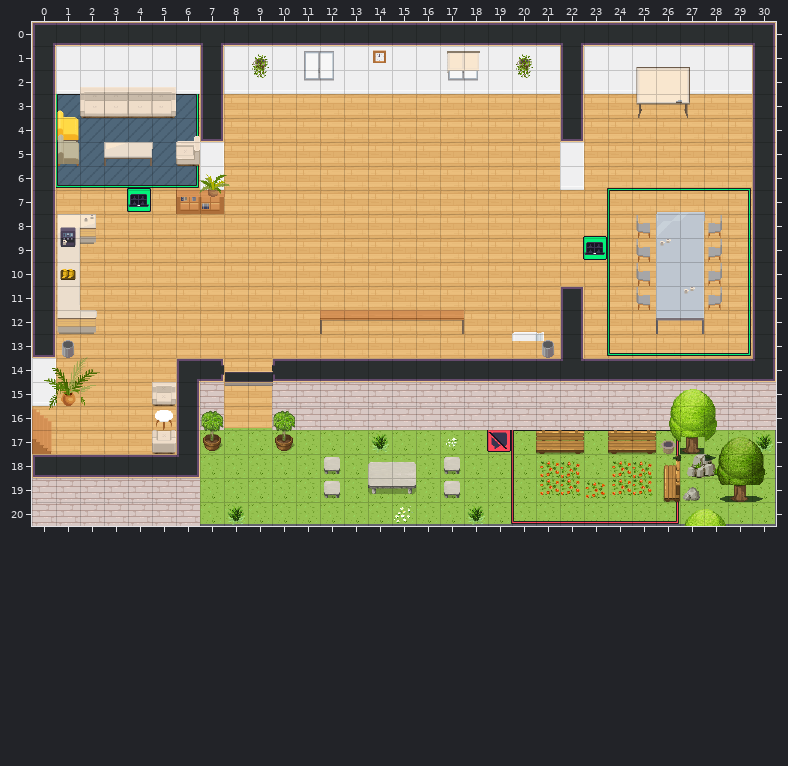
Two states of a Tiled map (JSON), map.tmj. This is how it looked before the edit.
Cells are 32x32 px. Shown: x 0..30, y 0..20.
And afterwards:
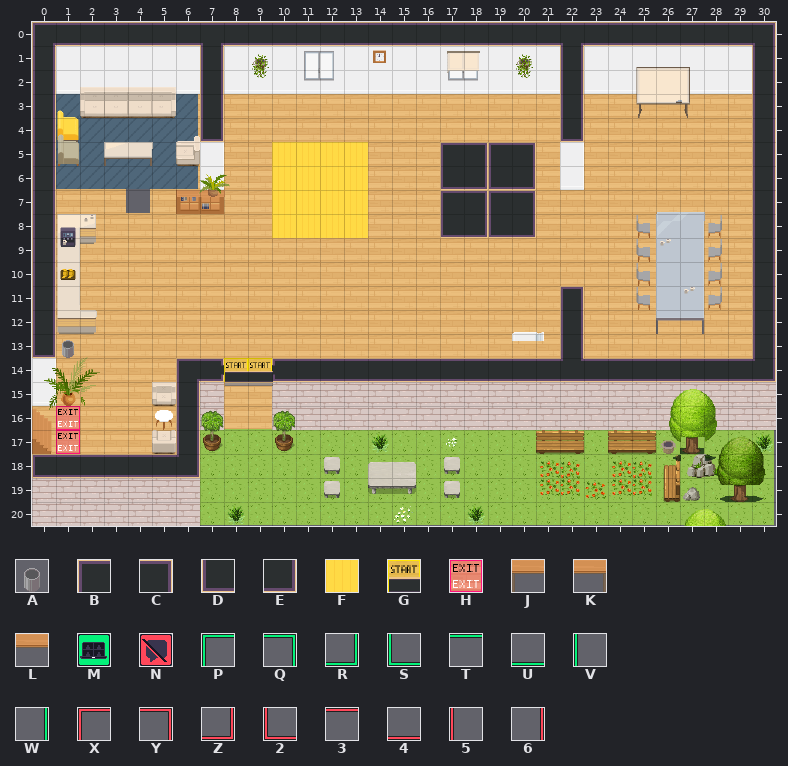
Key: from "WA_Miscellaneous": A 60; from "WA_Room_Builder": B 25, C 26, D 50, E 51, F 200; from "WA_Special_Zones": G 1, H 5; from "WA_Tables": J 20, K 21, L 23; from "WA_User_Interface": M 21, N 60, P 161, Q 162, R 163, S 164, T 165, U 166, V 167, W 168, X 239, Y 240, Z 241, 2 242, 3 243, 4 244, 5 245, 6 246.
_ is an empty cell.
See-through tiles are keyed as they look on the map.
The edit:
layer "floor/floor1" offset -1,-2 -> -3,-2 px
Layer "floor/floor2":
Tile 2 is removed in row 20 at x 20.
Tile 3 is removed in row 17 at x 21 to 25.
Tile 4 is removed in row 20 at x 21 to 25.
Tile 5 is removed in rows 18 to 19 at x 20.
Tile 6 is removed in rows 18 to 19 at x 26.
Tile M is removed in row 7 at x 4; in row 9 at x 23.
Tile N is removed in row 17 at x 19.
Tile P is removed in row 3 at x 1; in row 7 at x 24.
Tile Q is removed in row 3 at x 6; in row 7 at x 29.
Tile R is removed in row 6 at x 6; in row 13 at x 29.
Tile S is removed in row 6 at x 1; in row 13 at x 24.
Tile T is removed in row 7 at x 25 to 28.
Tile U is removed in row 6 at x 2 to 5; in row 13 at x 25 to 28.
Tile V is removed in rows 4 to 5 at x 1; in rows 8 to 12 at x 24.
Tile W is removed in row 4 at x 6; in rows 8 to 12 at x 29.
Tile X is removed in row 17 at x 20.
Tile Y is removed in row 17 at x 26.
Tile Z is removed in row 20 at x 26.
Layer "furniture/furniture3":
The author put tile B in row 5 at x 17 and 19; in row 7 at x 17 and 19.
The author put tile C in row 5 at x 18 and 20; in row 7 at x 18 and 20.
The author put tile D in row 6 at x 17 and 19; in row 8 at x 17 and 19.
The author put tile E in row 6 at x 18 and 20; in row 8 at x 18 and 20.
The author put tile F in rows 5 to 8 at x 10 to 13.
The author put tile G in row 14 at x 8 to 9.
The author put tile H in rows 16 to 17 at x 1.
Tile A is removed in row 13 at x 21.
Tile J is removed in row 12 at x 12.
Tile K is removed in row 12 at x 17.
Tile L is removed in row 12 at x 13 to 16.
